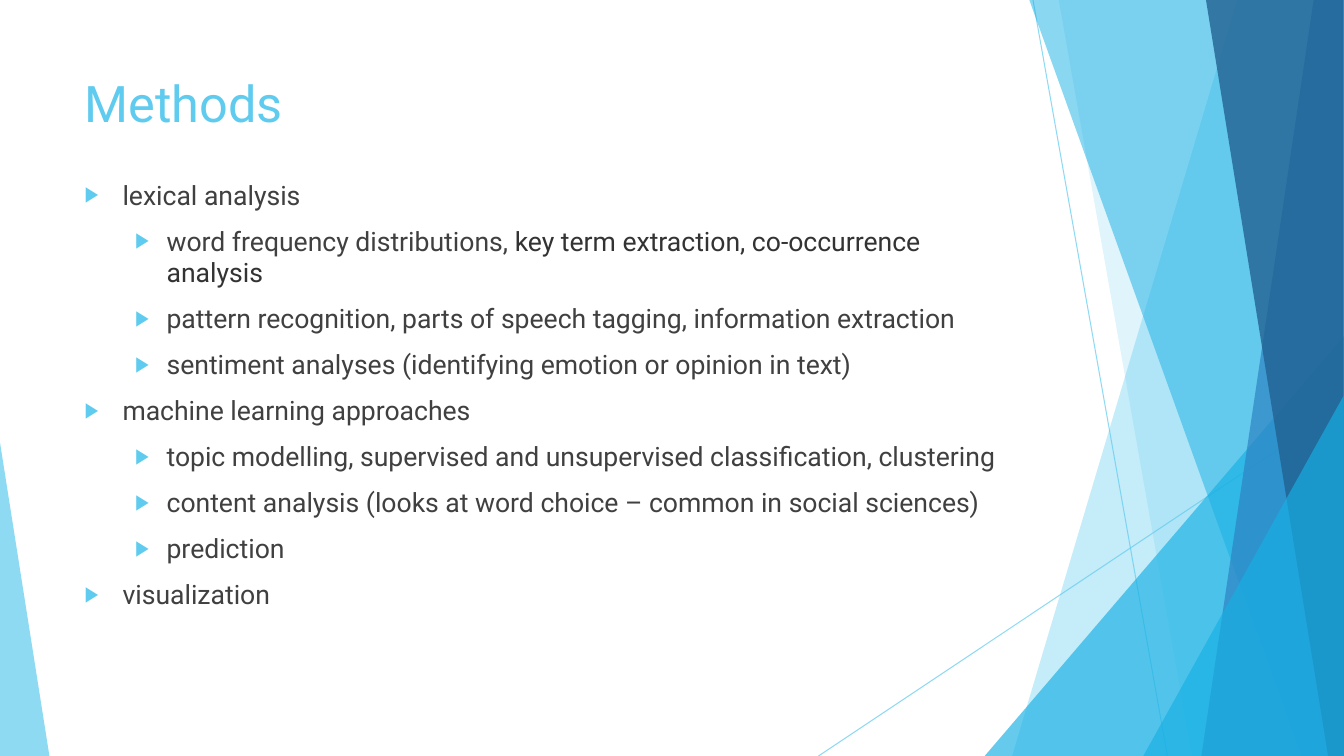
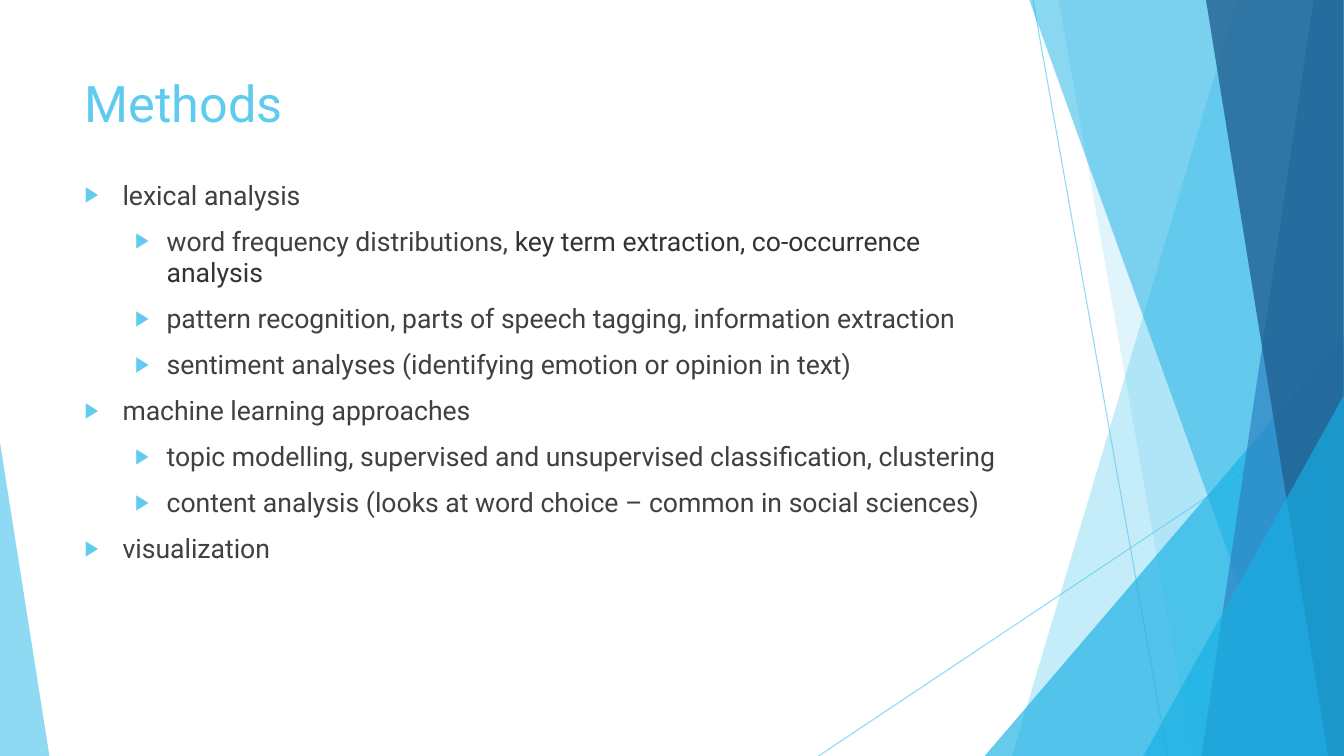
Before and after one commit to shellylac/TextMiningIntro_inR, a slide deck: slide 2 of Slides_Notes/TextTutorial_Slides.pptx. Drawn at 1344x756 pixels with LibreOffice and Linux fonts; fonts in the diff are those of the drawing. Boxes give left, top, right and bottom in pixels: in the first picture for what was removed or moved away, otherwise in the second. Text is boxed around its words. In the diff, an @@ line names an element or a change of style, - is before the commit and + after.

```diff
--- a/Slides_Notes/TextTutorial_Slides.pptx
+++ b/Slides_Notes/TextTutorial_Slides.pptx
@@ text at bbox=[167, 538, 285, 564]: paragraph removed @@
-  ▶ prediction
```
Also in this commit, not shown: 4 other slides changed.
